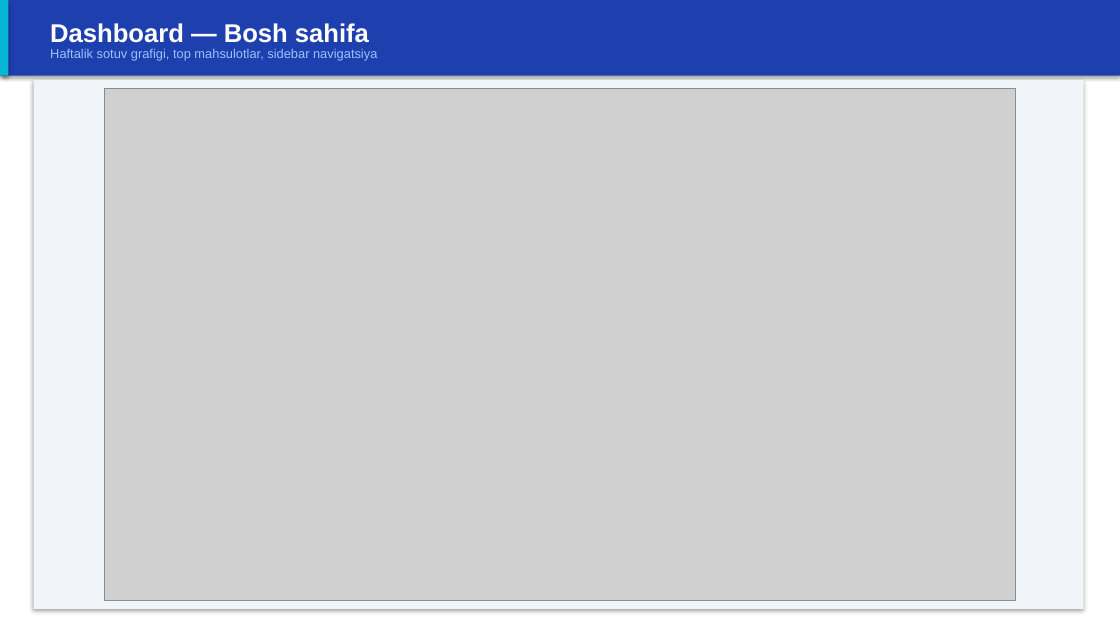
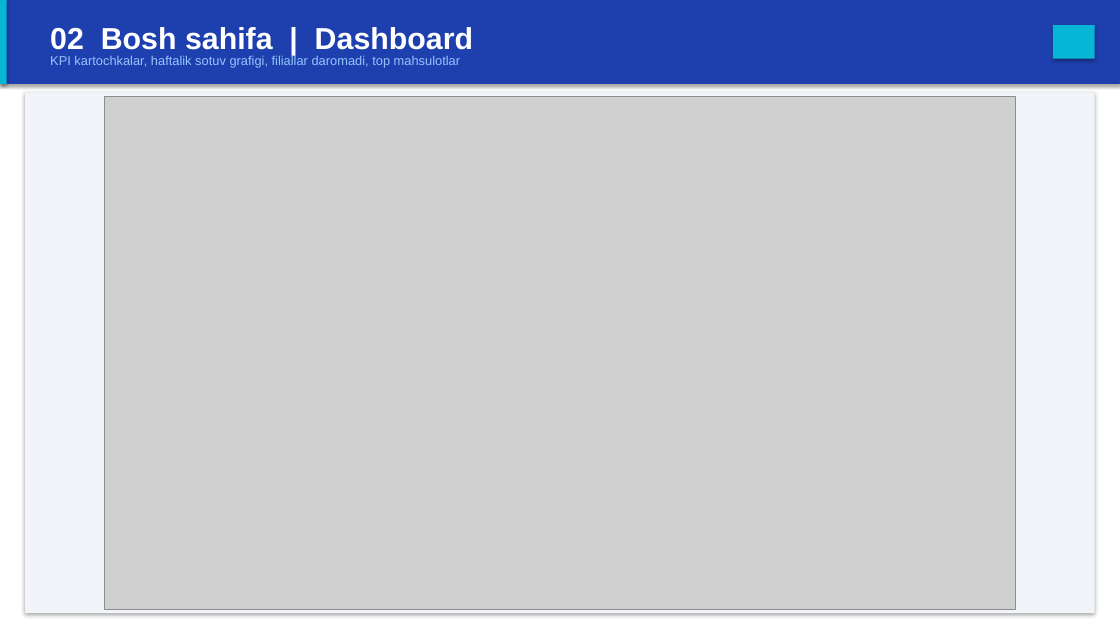
Before and after one commit to AI-automatization/Pos-cosmetics, a slide deck: slide 5 of docs/RAOS_Admin_Panel_Guide.pptx (slide 19 before the commit). Drawn at 1120x630 pixels with LibreOffice and Linux fonts; fonts in the diff are those of the drawing; grey boxes stand for pictures. Boxes give left, top, right and bottom in pixels: in the first picture for what was removed or moved away, otherwise in the second. Text is boxed around its words. In the diff, an @@ line names an element or a change of style, - is before the commit and + after.

```diff
--- a/docs/RAOS_Admin_Panel_Guide.pptx
+++ b/docs/RAOS_Admin_Panel_Guide.pptx
@@ rectangle: place and size @@
-rectangle at (0, 0, 1120, 76)
+rectangle at (0, 0, 1120, 84)
@@ rectangle: place and size @@
-rectangle at (0, 0, 8, 76)
+rectangle at (0, 0, 7, 84)
@@ text at (50, 27, 473, 50): text changed; size 22 to 26 pt @@
-Dashboard — Bosh sahifa
+02 Bosh sahifa | Dashboard
@@ rectangle added at (1053, 25, 1095, 59), fill #06B6D4 @@
@@ text at (50, 55, 460, 68): text changed @@
-Haftalik sotuv grafigi, top mahsulotlar, sidebar navigatsiya
+KPI kartochkalar, haftalik sotuv grafigi, filiallar daromadi, top mahsulotlar
@@ rectangle: place and size @@
-rectangle at (34, 80, 1084, 609)
+rectangle at (25, 92, 1095, 613)
@@ picture: place and size @@
-picture at (104, 88, 1015, 601)
+picture at (104, 97, 1015, 609)
```
Also in this commit, not shown: 13 other slides changed, 13 slides added, 25 slides removed, 44 other files.
